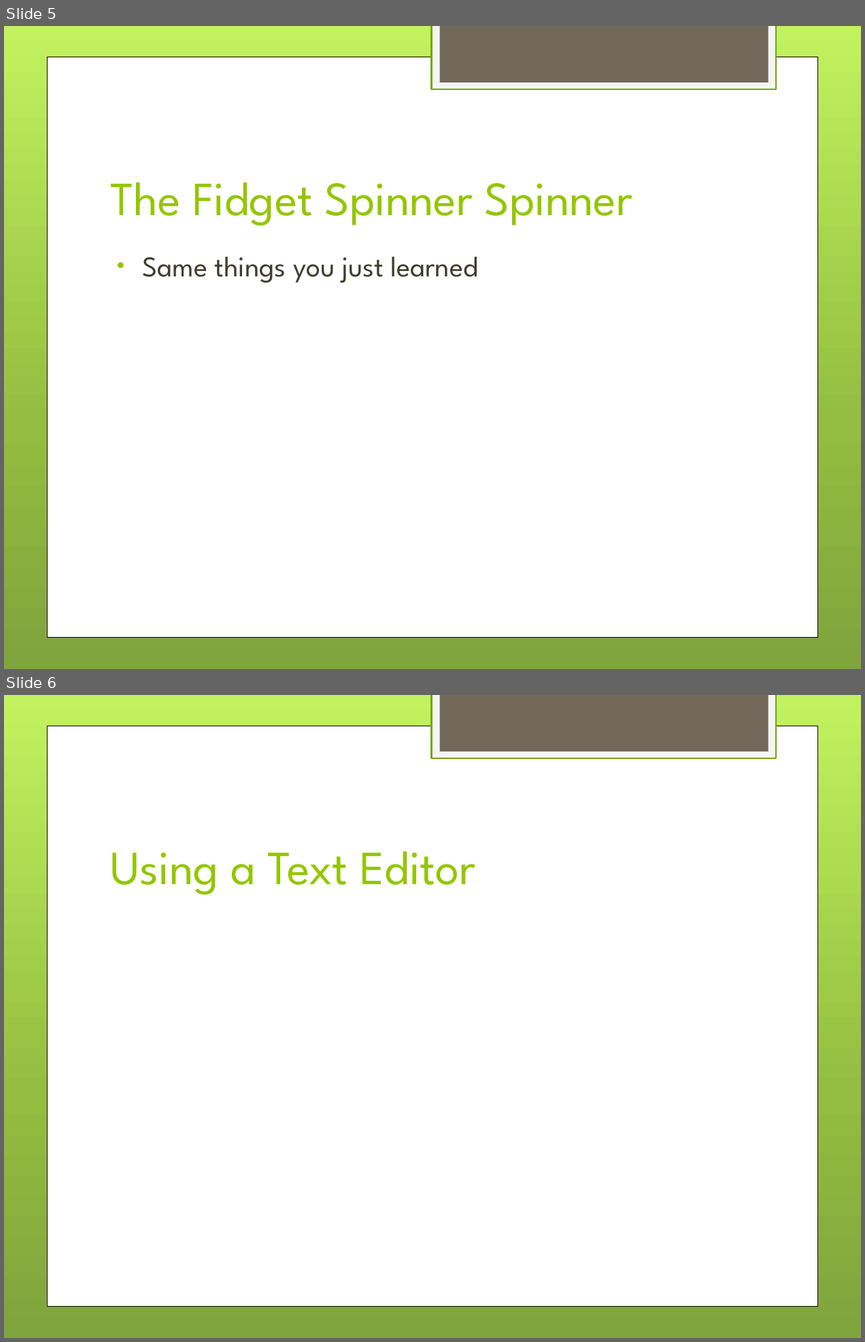
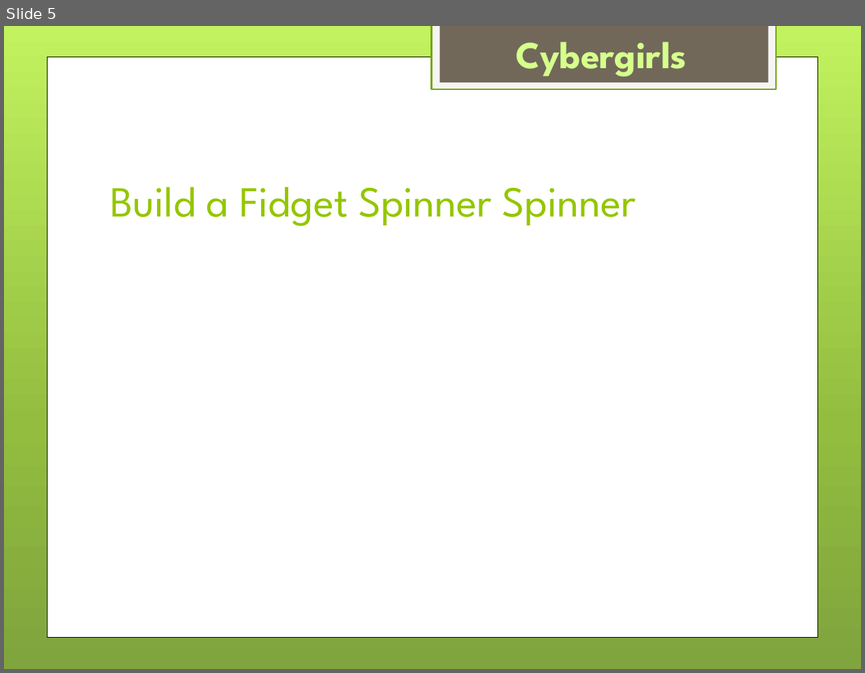
Before and after one commit to drahmel/el-segundo-girl-scouts-robotics-2017, a slide deck: meeting-4-loops/Girl Scouts LEGO Robotics - Meeting 4 - Loops.pptx. Shown one above the other, each under a label of ours: slides 5 and 6 before the commit, slide 5 after it. The pictures are 865x1342 and 865x673 pixels, drawn with LibreOffice and Linux fonts; fonts in the diff are those of the drawing; background and template pictures are left out. Boxes give left, top, right and bottom in pixels: in the first picture for what was removed or moved away, otherwise in the second. Text is boxed around its words. In the diff, an @@ line names an element or a change of style, - is before the commit and + after.

```diff
--- a/meeting-4-loops/Girl Scouts LEGO Robotics - Meeting 4 - Loops.pptx
+++ b/meeting-4-loops/Girl Scouts LEGO Robotics - Meeting 4 - Loops.pptx
@@ slide 6 removed at box(4, 695, 861, 1338), background gradient #C3F35F to #93BF3F to #81A53E; not listed: 3 template elements that a slide beside it also shows @@
@@ title removed at box(110, 851, 476, 895) @@
-Using a Text Editor
@@ slide 5 changed as well @@
@@ text added at box(515, 42, 687, 77), 32 pt, text #D6FF8C, bold @@
+Cybergirls
@@ title at box(110, 186, 636, 226): text changed; size 40 to 36 pt @@
-The Fidget Spinner Spinner
+Build a Fidget Spinner Spinner
@@ text removed at box(143, 257, 477, 283) @@
-• Same things you just learned
```
Also in this commit, not shown: 4 other slides changed, 2 slides added, 3 other slides removed.
